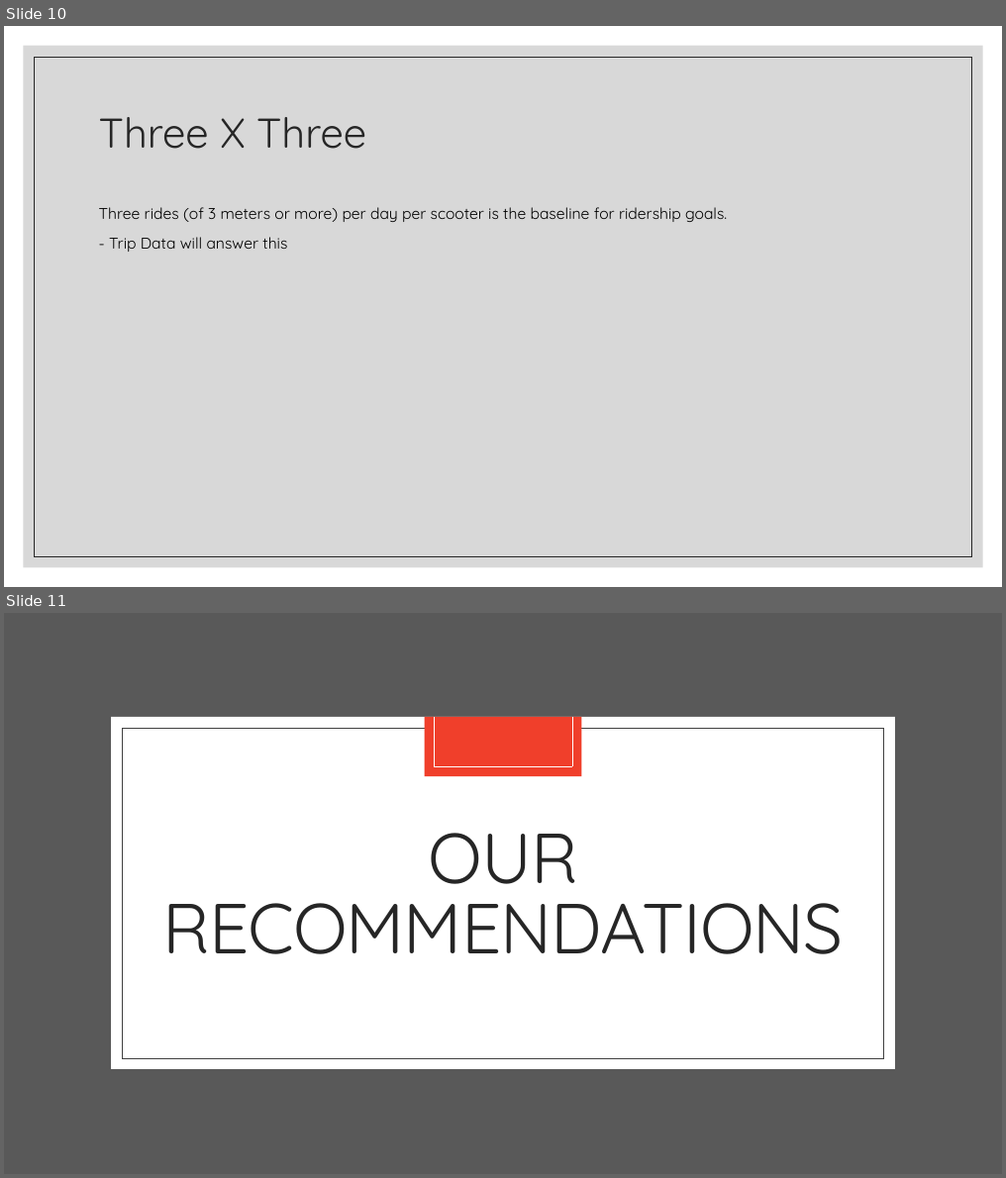
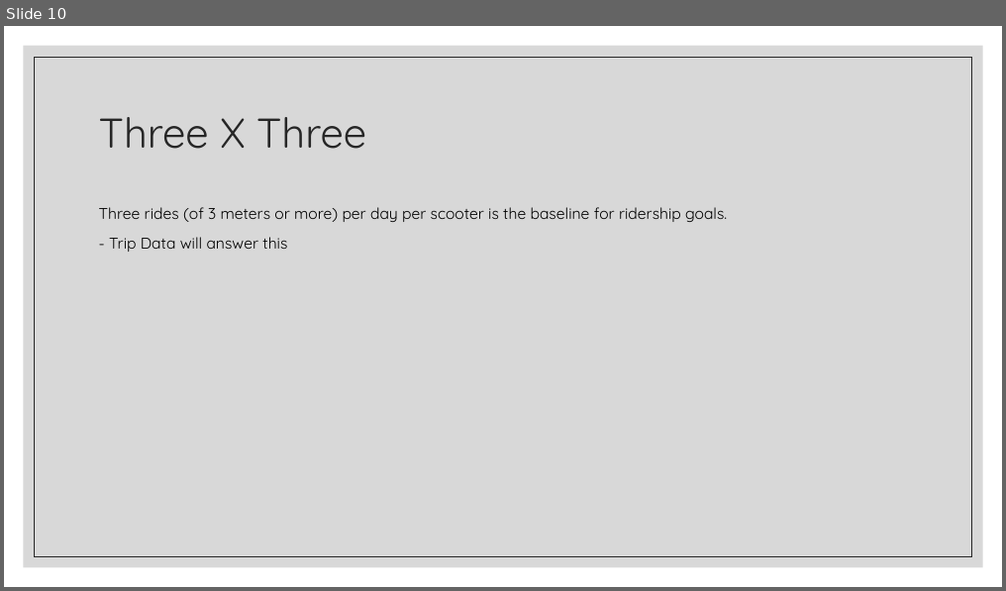
Before and after one commit to jojuka/nashville-scooters-scooter-snatchers, a slide deck: presentation.pptx. Shown one above the other, each under a label of ours: slides 10 and 11 before the commit, slide 10 after it. The pictures are 1006x1178 and 1006x591 pixels, drawn with LibreOffice and Linux fonts; fonts in the diff are those of the drawing. Boxes give left, top, right and bottom in pixels: in the first picture for what was removed or moved away, otherwise in the second. Text is boxed around its words. In the diff, an @@ line names an element or a change of style, - is before the commit and + after.

```diff
--- a/presentation.pptx
+++ b/presentation.pptx
@@ slide 11 removed at <box>4,613,1002,1174</box>, background #FFFFFF @@
@@ rectangle removed at <box>4,613,1002,1174</box> @@
@@ rectangle removed at <box>111,717,895,1069</box> @@
@@ rectangle removed at <box>122,728,884,1059</box> @@
@@ rectangle removed at <box>425,717,582,777</box> @@
@@ line removed from (434, 717) to (434, 767) @@
@@ line removed from (572, 717) to (572, 767) @@
@@ line removed from (434, 767) to (572, 767) @@
@@ title removed at <box>162,833,844,955</box> @@
-OUR RECOMMENDATIONS
```
Also in this commit, not shown: 2 slides changed, 2 other slides removed, 1 other file.
